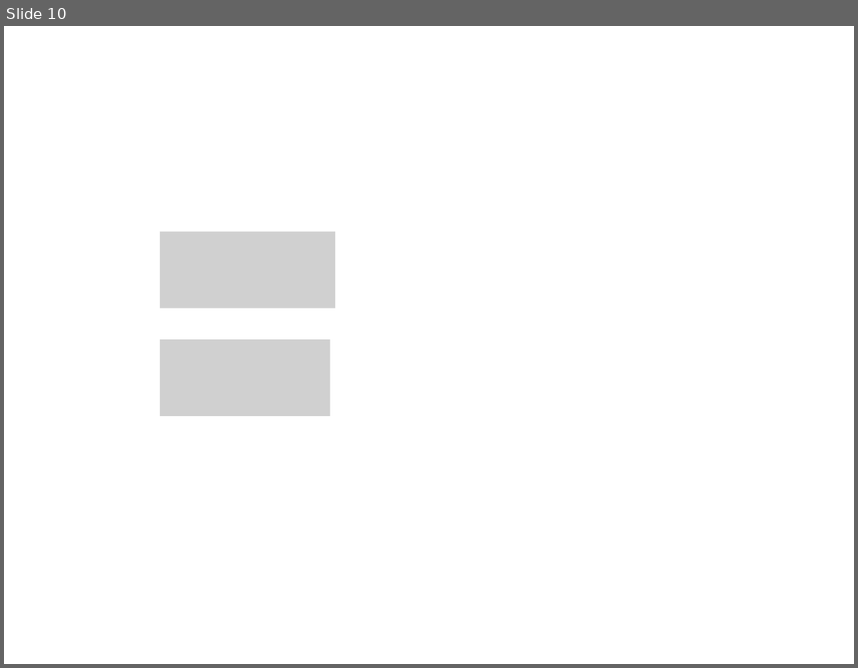
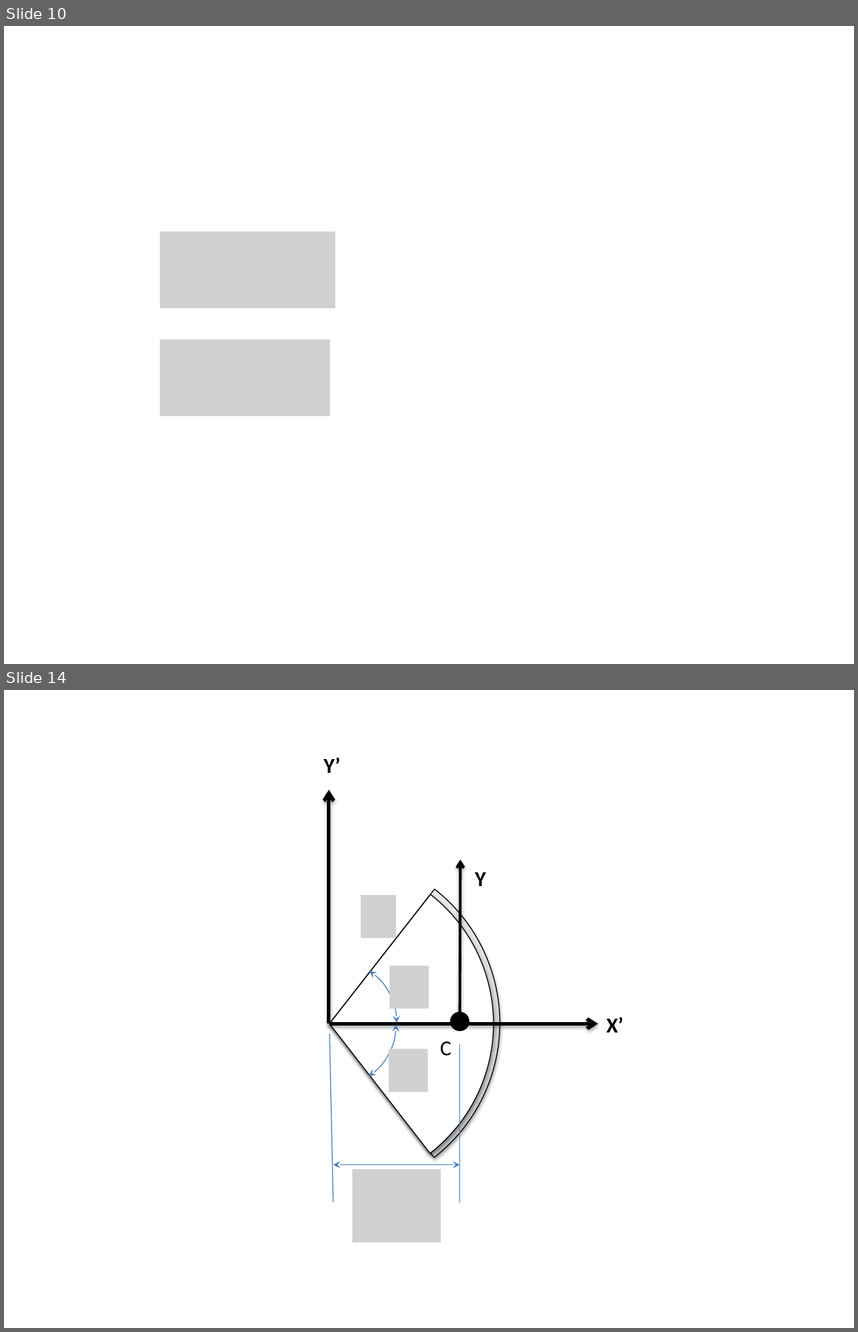
Before and after one commit to JacobMoore/mechanics_textbook, a slide deck: Lecture Slides/2DCentroidDiagrams_diagrams.pptx. Shown one above the other, each under a label of ours: slide 10 before the commit, slides 10 and 14 after it; the slides between them are not shown. The pictures are 858x668 and 858x1332 pixels, drawn with LibreOffice and Linux fonts; fonts in the diff are those of the drawing; grey boxes stand for pictures. Boxes give left, top, right and bottom in pixels: in the first picture for what was removed or moved away, otherwise in the second. Text is boxed around its words. In the diff, an @@ line names an element or a change of style, - is before the commit and + after.

```diff
--- a/Lecture Slides/2DCentroidDiagrams_diagrams.pptx
+++ b/Lecture Slides/2DCentroidDiagrams_diagrams.pptx
@@ slide 14 added at [4,690,854,1328], background #FFFFFF @@
@@ text added at [323,757,340,773], 18 pt, text #000000, bold @@
+Y’
@@ arrow added from (329, 1023) to (329, 789), #000000 3 pt @@
@@ pie slice (boxed as its full ellipse) added at [159,854,499,1193], fill gradient #BDBDBD to #D1D1D1 to #EEEEEE, outline #000000 0.75 pt @@
@@ pie slice (boxed as its full ellipse) added at [165,859,494,1187], fill #FFFFFF, outline #000000 0.75 pt @@
@@ arrow added from (459, 1020) to (461, 859), #000000 2.25 pt @@
@@ text added at [475,872,486,886], 18 pt, text #000000, bold @@
+Y
@@ picture added at [361,895,397,938] @@
@@ arc (boxed as its full ellipse) added at [280,963,396,1085], outline #4B7EBC 0.75 pt @@
@@ arc (boxed as its full ellipse) added at [281,962,397,1083], outline #4B7EBC 0.75 pt @@
@@ picture added at [390,965,429,1008] @@
@@ ellipse added at [451,1013,468,1030], fill #000000, outline #000000 2 pt @@
@@ text added at [606,1016,624,1032], 18 pt, text #000000, bold @@
+X’
@@ arrow added from (330, 1023) to (598, 1023), #000000 3 pt @@
@@ line added from (330, 1034) to (333, 1202), #4B7EBC 0.75 pt @@
@@ text added at [440,1041,451,1056], 18 pt, text #000000 @@
+C
@@ picture added at [389,1049,428,1092] @@
@@ line added from (459, 1044) to (459, 1202), #4B7EBC 0.75 pt @@
@@ double arrow added from (333, 1164) to (459, 1164), #4B7EBC 0.75 pt @@
@@ picture added at [352,1169,441,1242] @@
```
Also in this commit, not shown: 5 other slides added, 13 other files.
